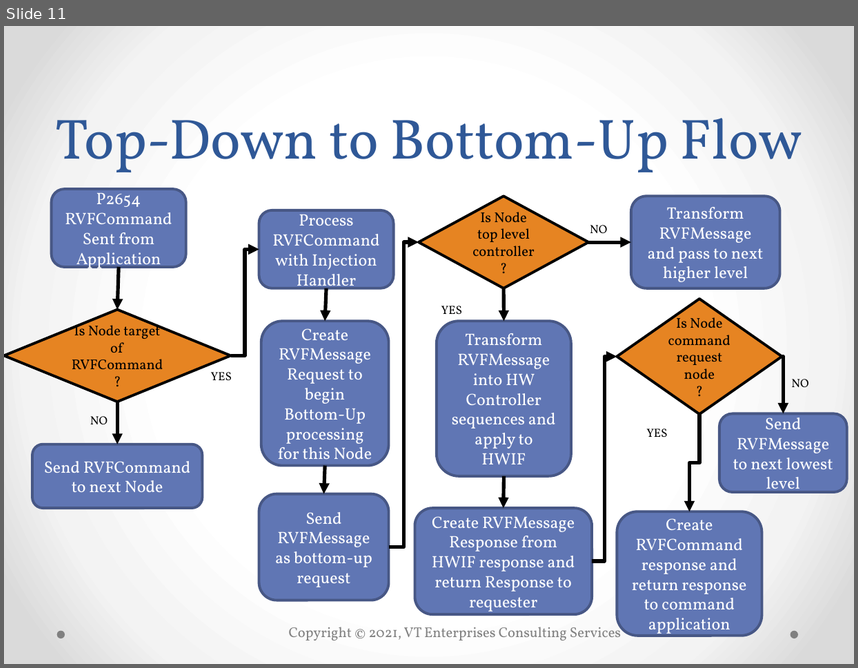
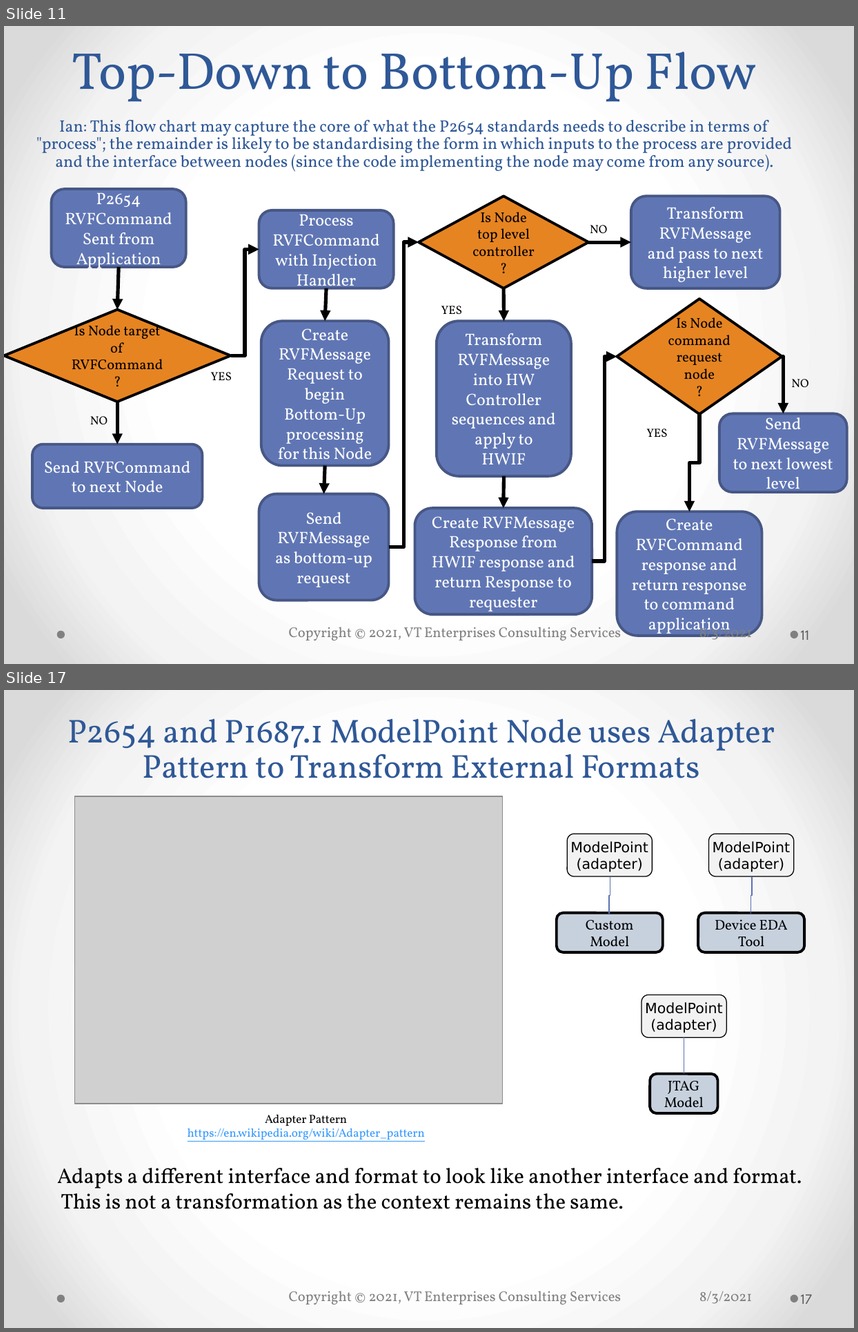
Before and after one commit to bradfordvt/P2654Model2, a slide deck: docs/MJBUnification20210720.pptx. Shown one above the other, each under a label of ours: slide 11 before the commit, slides 11 and 17 after it; the slides between them are not shown. The pictures are 858x668 and 858x1332 pixels, drawn with LibreOffice and Linux fonts; fonts in the diff are those of the drawing; grey boxes stand for pictures; background and template pictures are left out. Boxes give left, top, right and bottom in pixels: in the first picture for what was removed or moved away, otherwise in the second. Text is boxed around its words. In the diff, an @@ line names an element or a change of style, - is before the commit and + after.

```diff
--- a/docs/MJBUnification20210720.pptx
+++ b/docs/MJBUnification20210720.pptx
@@ slide 17 added at box(4, 690, 854, 1328), background gradient #FFFFFF to #F4F4F4 to #DADADA; not listed: 3 template elements that a slide beside it also shows @@
@@ title added at box(67, 718, 775, 778), 28 pt, text #2F5897 @@
+P2654 and P1687.1 ModelPoint Node uses Adapter Pattern to Transform External Formats
@@ picture added at box(74, 796, 502, 1103) @@
@@ rounded rectangle added at box(567, 834, 652, 876), fill #F2F2F2, outline #000000 0.75 pt, 12 pt, text #000000 @@
+ModelPoint
+(adapter)
@@ rounded rectangle added at box(708, 834, 794, 876), fill #F2F2F2, outline #000000 0.75 pt, 12 pt, text #000000 @@
+ModelPoint
+(adapter)
@@ elbow line added from (610, 877) to (609, 914), #5C72B2 0.75 pt @@
@@ elbow line added from (752, 877) to (751, 914), #5C72B2 0.75 pt @@
@@ rounded rectangle added at box(557, 913, 663, 952), fill #C7D1DE, outline #000000 2.25 pt, 12 pt, text #000000 @@
+Custom
+Model
@@ rounded rectangle added at box(699, 913, 805, 952), fill #C7D1DE, outline #000000 2.25 pt, 12 pt, text #000000 @@
+Device EDA Tool
@@ rounded rectangle added at box(642, 994, 726, 1037), fill #F2F2F2, outline #000000 0.75 pt, 12 pt, text #000000 @@
+ModelPoint
+(adapter)
@@ elbow line added from (684, 1038) to (684, 1074), #5C72B2 0.75 pt @@
@@ rounded rectangle added at box(650, 1074, 718, 1112), fill #C7D1DE, outline #000000 2.25 pt, 12 pt, text #000000 @@
+JTAG Model
@@ text added at box(188, 1114, 425, 1141), 10 pt, text #3399FF, underline @@
+Adapter Pattern
+https://en.wikipedia.org/wiki/Adapter_pattern
@@ text added at box(57, 1167, 802, 1209), 18 pt, text #000000 @@
+Adapts a different interface and format to look like another interface and format. This is not a transformation as the context remains the same.
@@ text added at box(700, 1290, 752, 1303), 12 pt, text #808080 @@
+8/3/2021
@@ page number added at box(801, 1294, 813, 1303), 12 pt, text #595959 @@
+17
@@ slide 11 changed as well @@
@@ title at box(36, 52, 793, 172): text changed; size 48 to 14 pt @@
-Top-Down to Bottom-Up Flow
+Top-Down to Bottom-Up Flow
+Ian: This flow chart may capture the core of what the P2654 standards needs to describe in terms of "process"; the remainder is likely to be standardising the form in which inputs to the process are provided and the interface between nodes (since the code implementing the node may come from any source).
@@ text added at box(700, 624, 752, 644), 12 pt, text #808080 @@
+8/3/2021
@@ page number added at box(801, 630, 809, 639), 12 pt, text #595959 @@
+11
```
Also in this commit, not shown: 10 other slides changed, 5 other slides added.
